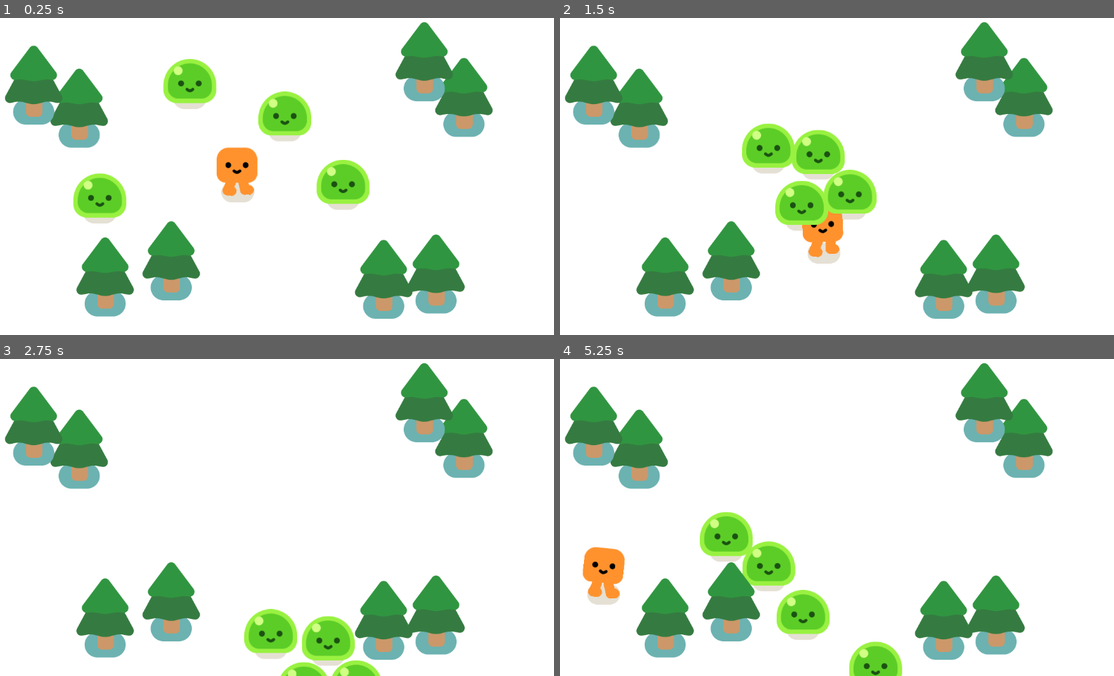
Above: before the commit, frames 1-4 (two rows, left to right).
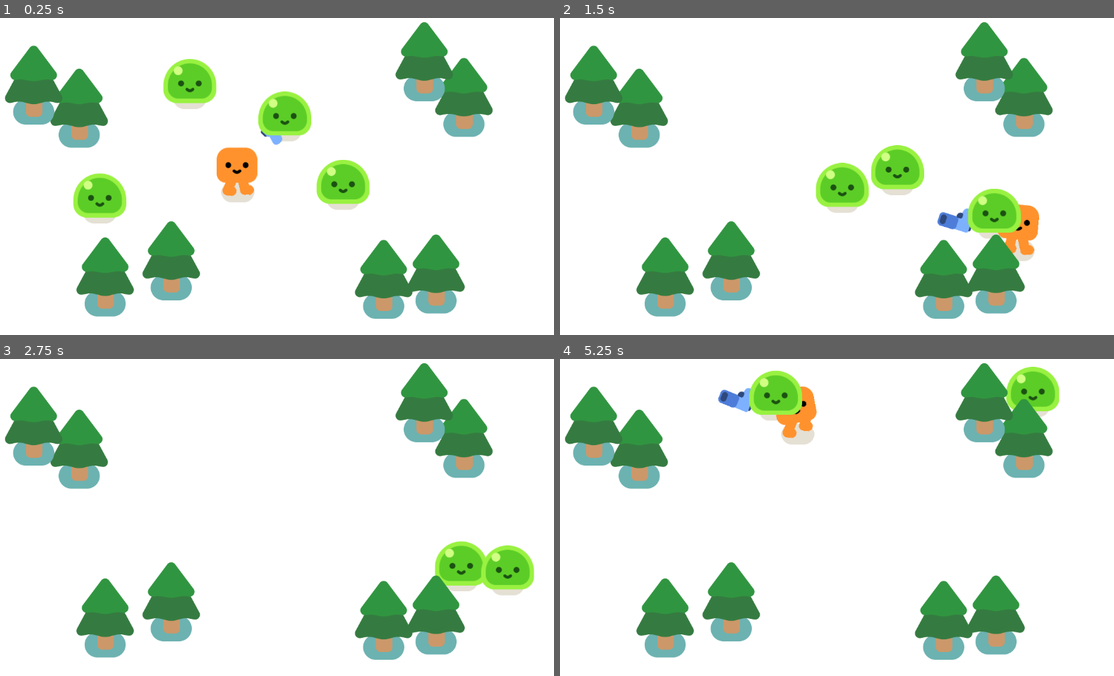
Above: after the commit, the same moments.

Repository: AnOropeza26/Final-Project
Game: Godot game, scene res://survivors_game .tscn
Two runs of this game, one before a commit and one after it. Both use one fixed random seed, a clock stepped at 60 frames per second and the inputs below. This scene is started directly instead of the project's main scene.
Inputs:
- Up to frame 1 (0.25 s): no input
- Up to frame 2 (1.5 s): hold D (move_right) 0.53-1.28 s; hold S (move_down) from 1.28 s (still down)
- Up to frame 3 (2.75 s): release S (move_down) at 2.03 s; hold D (move_right) from 2.03 s (still down)
- Up to frame 4 (5.25 s): release D (move_right) at 2.78 s; hold W (move_up) 2.78-3.53 s; hold A (move_left) 3.53-5.03 s; hold S (move_down) from 5.03 s (still down)

The runs differ from the first frame. In frame 1, less than 0.1% of the frame differs, in the area x 47-51%, y 35-41%; in frame 2, 8.7%; in frame 3, 5.4%; in frame 4, 9.0%, in the area x 4-91%, y 2-100%.

Commit message:
Gun position

Diff:
--- /dev/null
+++ b/ShootingPoint.gd
@@ -0,0 +1,11 @@
+ extends Marker2D
+
+
+# Called when the node enters the scene tree for the first time.
+func _ready():
+	pass # Replace with function body.
+
+
+# Called every frame. 'delta' is the elapsed time since the previous frame.
+func _process(delta):
+	pass
--- /dev/null
+++ b/gun.gd
@@ -0,0 +1,7 @@
+extends Area2D
+
+func _physics_process(delta):
+	var enemies_in_range = get_overlapping_bodies()
+	if enemies_in_range.size() > 0:
+		var target_enemy = enemies_in_range.front()
+		look_at(target_enemy.global_position)
--- /dev/null
+++ b/gun.tscn
@@ -0,0 +1,26 @@
+[gd_scene load_steps=4 format=3 uid="uid://dhiq36wbmyegc"]
+
+[ext_resource type="Script" path="res://gun.gd" id="1_5m7ag"]
+[ext_resource type="Texture2D" uid="uid://cswb5do8rrj7q" path="res://pistol/pistol.png" id="1_t3vce"]
+
+[sub_resource type="CircleShape2D" id="CircleShape2D_sc4kg"]
+radius = 221.111
+
+[node name="Gun" type="Area2D"]
+collision_layer = 0
+collision_mask = 2
+script = ExtResource("1_5m7ag")
+
+[node name="CollisionShape2D" type="CollisionShape2D" parent="."]
+shape = SubResource("CircleShape2D_sc4kg")
+
+[node name="WeaponPivot" type="Marker2D" parent="."]
+position = Vector2(68, -12)
+
+[node name="Pistol" type="Sprite2D" parent="WeaponPivot"]
+position = Vector2(58, -0.999999)
+rotation = -0.0106406
+texture = ExtResource("1_t3vce")
+
+[node name="ShootingPoint" type="Marker2D" parent="WeaponPivot/Pistol"]
+position = Vector2(25.1156, -10.7334)
--- a/mob.tscn
+++ b/mob.tscn
@@ -7,6 +7,7 @@
 radius = 51.3517
 
 [node name="Mob" type="CharacterBody2D"]
+collision_layer = 2
 script = ExtResource("1_rw2lw")
 
 [node name="Slime" parent="." instance=ExtResource("1_8rb6x")]
--- a/player.tscn
+++ b/player.tscn
@@ -1,7 +1,8 @@
-[gd_scene load_steps=4 format=3 uid="uid://1lk2mbnh2rvm"]
+[gd_scene load_steps=5 format=3 uid="uid://1lk2mbnh2rvm"]
 
 [ext_resource type="Script" path="res://player.gd" id="1_es7ar"]
 [ext_resource type="PackedScene" uid="uid://pbmyh1qru7p" path="res://characters/happy_boo/happy_boo.tscn" id="1_gmvtq"]
+[ext_resource type="PackedScene" uid="uid://dhiq36wbmyegc" path="res://gun.tscn" id="3_na17b"]
 
 [sub_resource type="CircleShape2D" id="CircleShape2D_4udkp"]
 radius = 27.0185
@@ -14,3 +15,6 @@
 
 [node name="CollisionShape2D" type="CollisionShape2D" parent="."]
 shape = SubResource("CircleShape2D_4udkp")
+
+[node name="Gun" parent="." instance=ExtResource("3_na17b")]
+position = Vector2(-2, -40)
